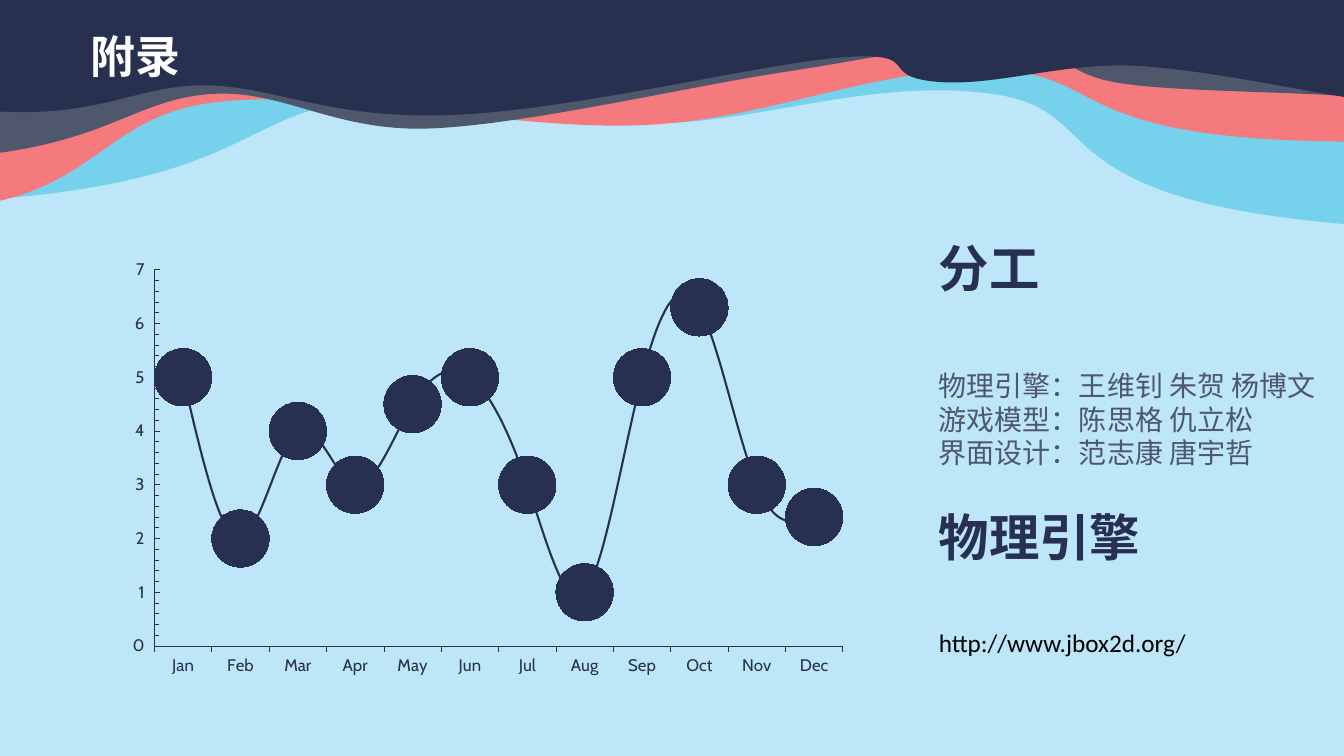
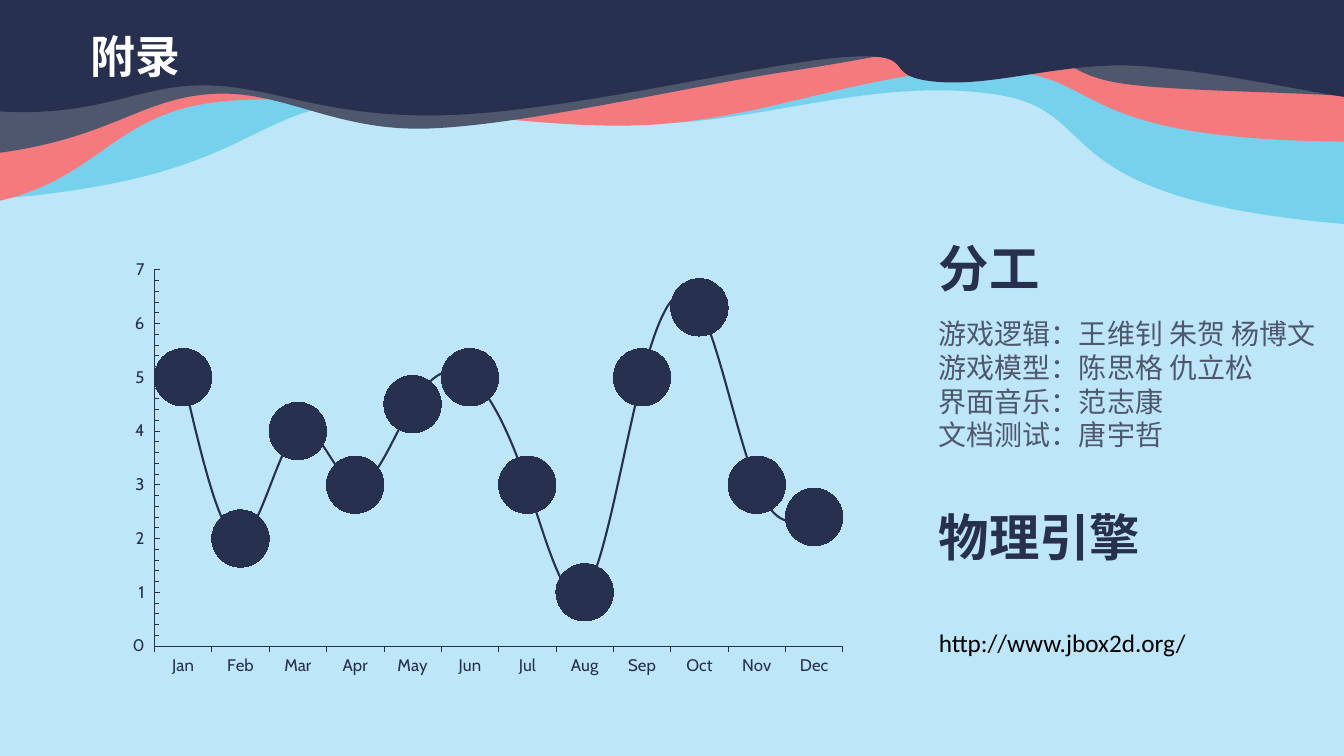
Before and after one commit to AngryToads/Angry-Toads, a slide deck: slide 20 of Angrytoads.pptx. Drawn at 1344x756 pixels with LibreOffice and Linux fonts; fonts in the diff are those of the drawing. Boxes give left, top, right and bottom in pixels: in the first picture for what was removed or moved away, otherwise in the second. Text is boxed around its words. In the diff, an @@ line names an element or a change of style, - is before the commit and + after.

```diff
--- a/Angrytoads.pptx
+++ b/Angrytoads.pptx
@@ text "游戏逻辑：王维钊 朱贺 杨博文" moved from (x1=939, y1=372, x2=1316, y2=465) to (x1=939, y1=320, x2=1316, y2=447) @@
@@ text at (x1=939, y1=320, x2=1316, y2=346): text changed @@
-物理引擎：王维钊 朱贺 杨博文
+游戏逻辑：王维钊 朱贺 杨博文
@@ text at (x1=939, y1=388, x2=1163, y2=447): text changed @@
-界面设计：范志康 唐宇哲
+界面音乐：范志康
+文档测试：唐宇哲
```
Also in this commit, not shown: 5 other slides changed, 1 slide added, 1 slide removed, 2 other files.
